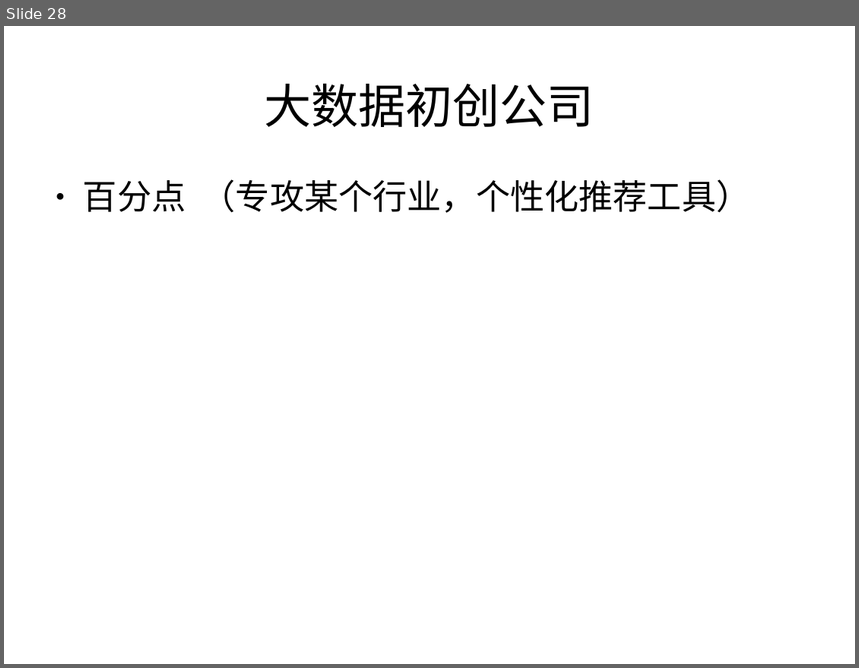
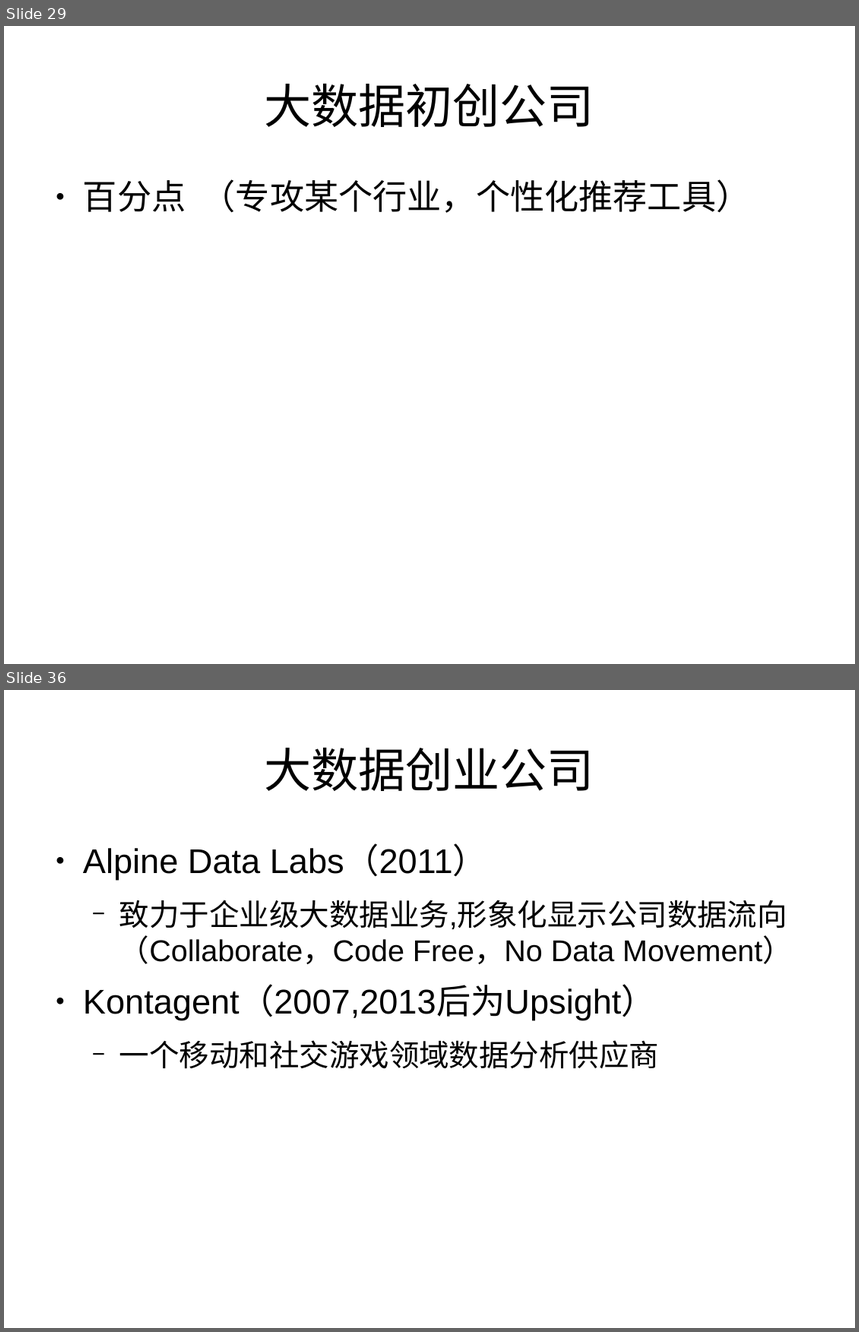
Before and after one commit to zouzhberk/Notes, a slide deck: bigdata/about-bigdata-product.odp. Shown one above the other, each under a label of ours: slide 28 before the commit, slides 29 and 36 after it; the slides between them are not shown. The pictures are 859x668 and 859x1332 pixels, drawn with LibreOffice and Linux fonts; fonts in the diff are those of the drawing. Boxes give left, top, right and bottom in pixels: in the first picture for what was removed or moved away, otherwise in the second. Text is boxed around its words. In the diff, an @@ line names an element or a change of style, - is before the commit and + after.

```diff
--- a/bigdata/about-bigdata-product.odp
+++ b/bigdata/about-bigdata-product.odp
@@ slide 36 added at [4,690,855,1328], background #FFFFFF @@
@@ title added at [264,747,595,791], 44 pt, text #000000 @@
+大数据创业公司
@@ text added at [83,847,793,1069], 28 pt, text #000000 @@
+● Alpine Data Labs（2011）
+  − 致力于企业级大数据业务,形象化显示公司数据流向（Collaborate，Code Free，No Data Movement）
+● Kontagent（2007,2013后为Upsight）
+  − 一个移动和社交游戏领域数据分析供应商
@@ what was slide 28 is now slide 29 @@
```
Also in this commit, not shown: 3 slides changed, 10 other slides added, 1 other file.
